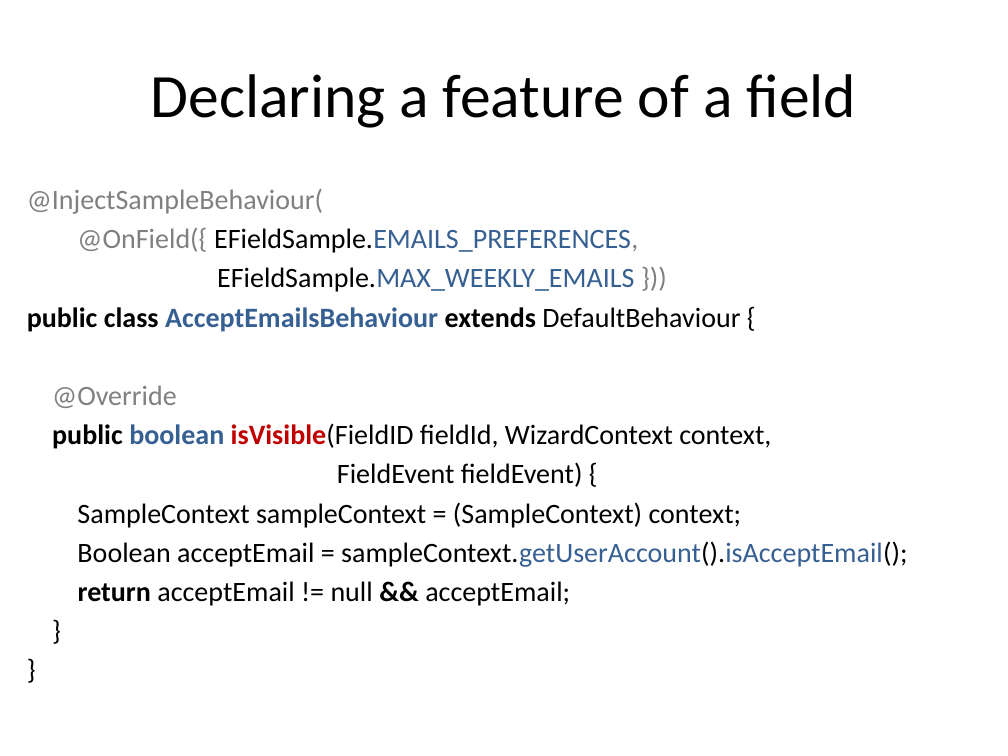
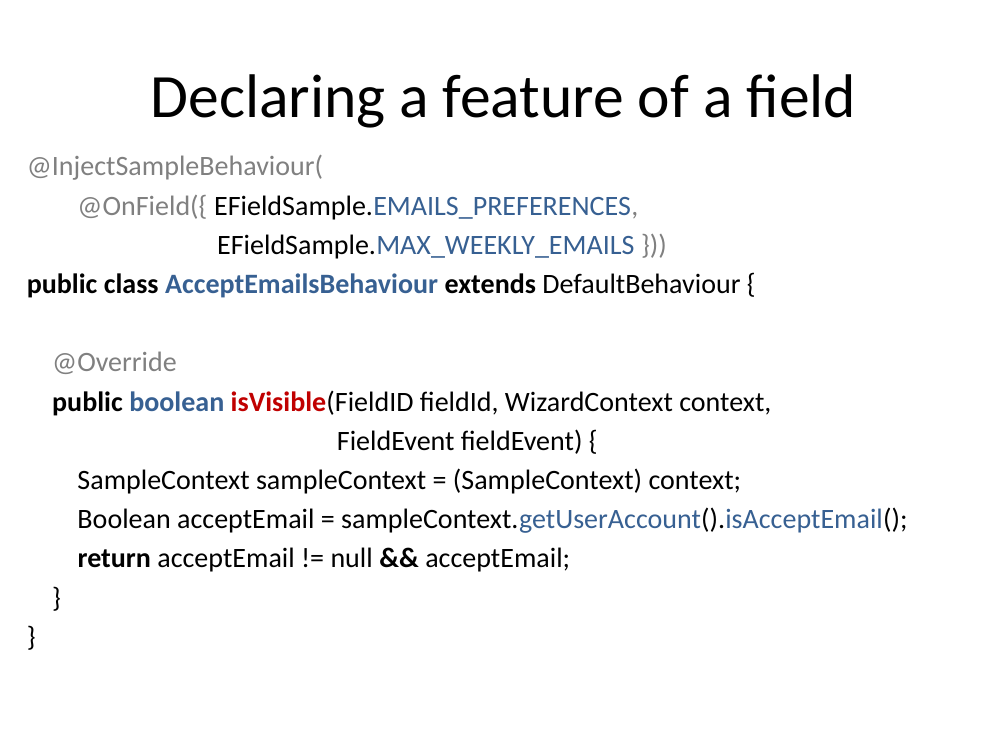
Before and after one commit to lesfurets/mdl4ui, a slide deck: slide 43 of mdl4ui-docs/mdl4ui_cg2013.pptx. Drawn at 1008x756 pixels with LibreOffice and Linux fonts; fonts in the diff are those of the drawing; background and template pictures are left out. Boxes give left, top, right and bottom in pixels: in the first picture for what was removed or moved away, otherwise in the second. Text is boxed around its words. In the diff, an @@ line names an element or a change of style, - is before the commit and + after.

```diff
--- a/mdl4ui-docs/mdl4ui_cg2013.pptx
+++ b/mdl4ui-docs/mdl4ui_cg2013.pptx
@@ text added at (27, 155, 638, 259), 20 pt, text #808080 @@
+@InjectSampleBehaviour(
+@OnField({ EFieldSample.EMAILS_PREFERENCES,
+EFieldSample.MAX_WEEKLY_EMAILS }))
@@ text at (27, 189, 638, 292): paragraphs removed @@
-@InjectSampleBehaviour(
-@OnField({ EFieldSample.EMAILS_PREFERENCES,
-EFieldSample.MAX_WEEKLY_EMAILS }))
@@ text "public class AcceptEmailsBehaviour extends DefaultBehaviour ...": place and size @@
-text "public class AcceptEmailsBehaviour extends DefaultBehaviour ..." at (27, 189, 907, 606)
+text "public class AcceptEmailsBehaviour extends DefaultBehaviour ..." at (27, 273, 907, 572)
```
